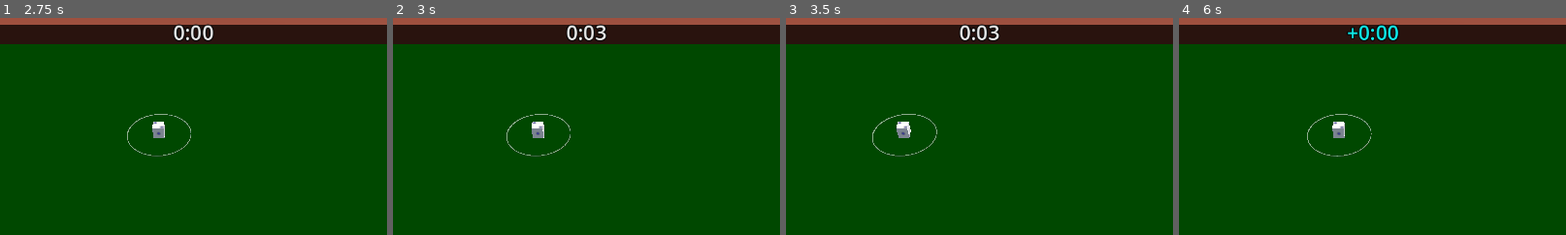
Above: before the commit, frames 1-4 (left to right).
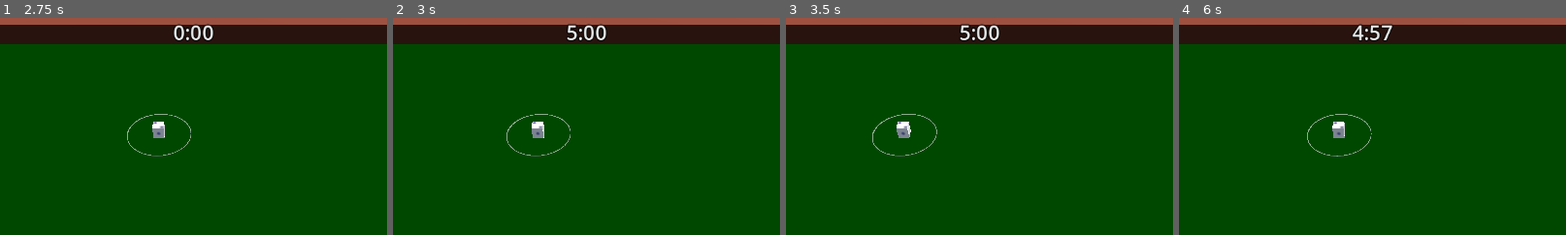
Above: after the commit, the same moments.

Repository: KamPit0605/gdc-project--dice-challenge
Game: Godot game, scene res://Scenes/game_scene.tscn
The game is run twice, just before and just after one commit, with the same random seed, the same clock (stepped at 60 frames per second) and the same inputs.
Inputs (mouse positions are % of the whole screen's width and height, from its top left):
- Up to frame 1 (2.75 s): tap Enter (ui_accept) at 0.5, 0.77, 1.52 s; move the mouse to (45, 70) at 0.52 s; hold W (Move_Forward) 0.53-2.03 s; click (45, 70) at 0.6 s; move the mouse to (80, 65) at 1.27 s; tap Z (Auto_Attack) at 1.35 s; move the mouse to (20, 35) at 2.02 s; hold A (Move_Left) from 2.03 s (still down); tap L (Level Up) at 2.1 s
- Up to frame 2 (3 s): keep holding A (Move_Left); move the mouse to (55, 50) at 2.77 s; click (55, 50) at 2.85 s
- Up to frame 3 (3.5 s): keep holding A (Move_Left); tap Enter (ui_accept) at 3.02 s
- Up to frame 4 (6 s): move the mouse to (35, 25) at 3.52 s; release A (Move_Left) at 3.53 s; hold S (Move_Backward) 3.53-4.28 s; tap Z (Auto_Attack) at 3.6, 5.85 s; tap Enter (ui_accept) at 3.77, 4.52 s; move the mouse to (72, 45) at 4.27 s; hold D (Move_Right) 4.28-5.03 s; tap L (Level Up) at 4.35 s; move the mouse to (30, 55) at 5.02 s; hold W (Move_Forward) 5.03-5.78 s; click (30, 55) at 5.1 s; move the mouse to (60, 28) at 5.77 s; hold D (Move_Right) from 5.78 s (still down)
The pictures show only the part of the screen within x 25-75%, y 0-50%; the shares and areas given below are measured in that part.

Frame 1 is identical in both runs. In frame 2, 0.2% of the frame differs, in the area x 44-56%, y 2-11%; in frame 3, 0.2%; in frame 4, 0.7%, in the area x 43-57%, y 2-11%.

Commit message:
2026-4-5 | Overtime Display & Ghost Adjustments
 - Ghost Damage adjusted
 - Ghost Spawn by how many rounds is adjusted
 - Overtime text displayed (has its own function in UiScript and relies on CriticalTimer)

- Floor in "Game Scene" has been adjusted to avoid falling through.

Diff:
--- a/Scenes/game_scene.tscn
+++ b/Scenes/game_scene.tscn
@@ -90,7 +90,7 @@
 material = SubResource("StandardMaterial3D_4ousu")
 
 [sub_resource type="BoxShape3D" id="BoxShape3D_oqyrl"]
-size = Vector3(200.02, 0.25, 300.045)
+size = Vector3(200.02, 60, 300.045)
 
 [sub_resource type="StandardMaterial3D" id="StandardMaterial3D_oqyrl"]
 shading_mode = 0
@@ -325,7 +325,7 @@
 metadata/_edit_lock_ = true
 
 [node name="FloorCollision" type="CollisionShape3D" parent="Environment/Floor" unique_id=954779797]
-visible = false
+transform = Transform3D(1, 0, 0, 0, 1, 0, 0, 0, 1, 0, -29.875, 0)
 shape = SubResource("BoxShape3D_oqyrl")
 
 [node name="MeshInstance3D" type="MeshInstance3D" parent="Environment/Floor" unique_id=38178850]
--- a/Scripts/Enemy/EnemySpawning.gd
+++ b/Scripts/Enemy/EnemySpawning.gd
@@ -105,7 +105,7 @@
 		_instancing(EnemyGhostLevel)
 		if OvertimeRoundSpawn >= 5:
 			_instancing(EnemyGhostLevel)
-			if OvertimeRoundSpawn >= 6:
+			if OvertimeRoundSpawn >= 10:
 				_instancing(EnemyStrongGhostLevel)
 
 
--- a/Scripts/Player/player_dice.gd
+++ b/Scripts/Player/player_dice.gd
@@ -244,9 +244,9 @@
 		if (area.is_in_group("BossEnemy")):
 			Damage = 75
 		if (area.is_in_group("GhostEnemy")):
-			Damage = 10
+			Damage = 20
 		if (area.is_in_group("GhostStrongEnemy")):
-			Damage = 30
+			Damage = 40
 		GlobalPlayerScript.DamageTaken = true
 		TakingDamage()
 
--- a/Scripts/UI/UiScript.gd
+++ b/Scripts/UI/UiScript.gd
@@ -31,12 +31,14 @@
 @onready var CriticalFailureUI = $VBoxContainer/Criticals/CriticalFailureUI
 @onready var CriticalTimer = $CriticalTimer
 var CriticalBool: bool = false
+@onready var OvertimeUI = $VBoxContainer/Criticals/Overtime/OvertimeUI
+var OverTimeUIDisplay: bool
 
 @onready var autoAttackUI = $AutoAttackIndicator/AutoAttack
 
 @onready var TimerUI = $VBoxContainer/TimerUI
 @onready var OverTimerUI = $VBoxContainer/OverTimerUI
-@export var timeInSeconds: int = 3
+@export var timeInSeconds: int = 300 #game timer set HERE
 @export var overTimeInSeconds: int = 0
 var TimerBool: bool
 var OverTimerBool: bool
@@ -54,6 +56,7 @@
 		TimerUI.visible = false
 		OverTimerUI.visible = false
 	TimerBool = true
+	MatchingUI.visible = false
 
 
 # Called every frame. 'delta' is the elapsed time since the previous frame.
@@ -88,6 +91,7 @@
 	_showThoseDice()
 	_abiltyDieNames()
 	CriticalDisplay()
+	OvertimeDisplay()
 	_timerSetup()
 	_timeToOvertime()
 	autoAttacking()
@@ -140,10 +144,16 @@
 			CriticalFailureUI.visible = true
 			CriticalTimer.start(2.0)
 			CriticalBool = true
+func OvertimeDisplay():
+	if ((GlobalGameSystem.OVERTIME)&&(OverTimeUIDisplay == false)):
+		OvertimeUI.visible = true
+		OverTimeUIDisplay = true
+		CriticalTimer.start(2.0)
 
 func _on_critical_timer_timeout():
 	CriticalRoleUI.visible = false
 	CriticalFailureUI.visible = false
+	OvertimeUI.visible = false
 	if GlobalDiceScript.RollDice == true:
 		CriticalBool = false
 
--- a/UI/ui.tscn
+++ b/UI/ui.tscn
@@ -184,6 +184,12 @@
 outline_size = 15
 outline_color = Color(0.0142752165, 0.014275218, 0.014275218, 1)
 
+[sub_resource type="LabelSettings" id="LabelSettings_4fiuh"]
+font_size = 60
+font_color = Color(0.0627451, 0.92156863, 0.92156863, 1)
+outline_size = 15
+outline_color = Color(0.015686275, 0.015686275, 1, 1)
+
 [node name="UI" type="Control" unique_id=20405237]
 layout_mode = 3
 anchors_preset = 15
@@ -476,7 +482,6 @@
 label_settings = SubResource("LabelSettings_2fwl4")
 
 [node name="OverTimerUI" type="Label" parent="VBoxContainer" unique_id=1534136179]
-visible = false
 layout_mode = 2
 size_flags_horizontal = 4
 text = "+0:00"
@@ -500,6 +505,18 @@
 size_flags_horizontal = 4
 text = "CRITICAL..."
 label_settings = SubResource("LabelSettings_nm1m0")
+
+[node name="Overtime" type="VBoxContainer" parent="VBoxContainer/Criticals" unique_id=390879067]
+layout_mode = 2
+size_flags_horizontal = 4
+size_flags_vertical = 4
+
+[node name="OvertimeUI" type="Label" parent="VBoxContainer/Criticals/Overtime" unique_id=740190260]
+visible = false
+layout_mode = 2
+size_flags_horizontal = 4
+text = "OVERTIME"
+label_settings = SubResource("LabelSettings_4fiuh")
 
 [node name="AutoAttackIndicator" type="Control" parent="." unique_id=291471462]
 layout_mode = 1
